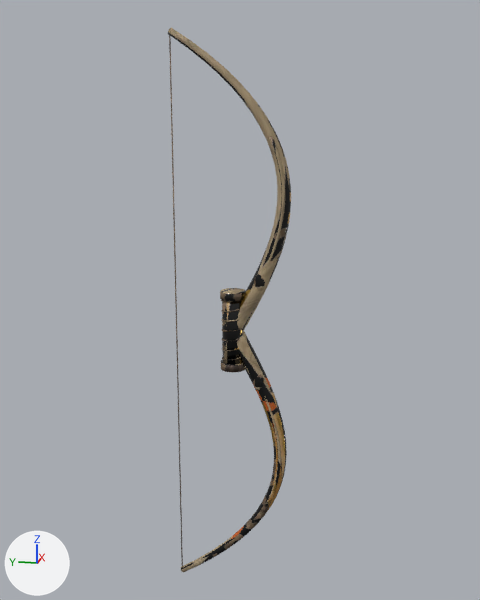
A saved change to the glTF model client/public/models/eq_bow_3.glb.
One viewpoint serves both versions: a camera (50 mm lens) standing at (-1.6, -0.338, 0.48) and looking at (0.018, -0.014, 0.075). Every picture has the same lights, and +X, +Y and +Z are marked at lower left. The older version comes first. Vertices at exactly the same position are counted once.

In view in the first picture: 'eq_bow_3'.
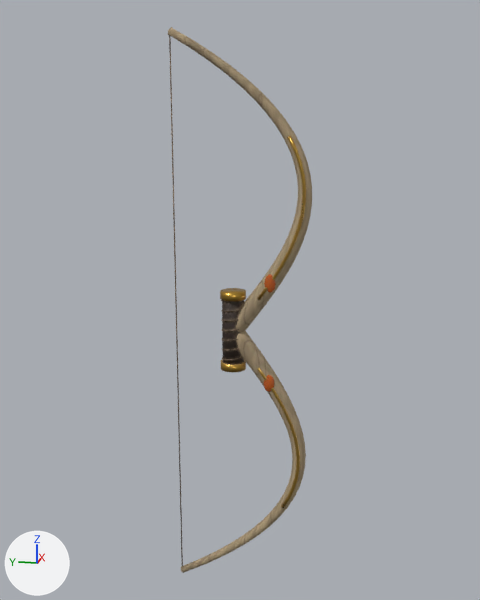
Location of each change, (x1, y1, x2, y2) in pixels of the pictures (480 x 600 px; the box of a moved part takes in the faces that stretch with it):
'eq_bow_3', reshaped (17% wider): before (168, 28, 291, 572); after (168, 27, 312, 573)
part 1 of me_eq_bow_3, moved or reshaped: before (253, 374, 264, 390); after (264, 375, 274, 392)
part 2 of me_eq_bow_3, moved or reshaped: before (254, 274, 265, 291); after (264, 274, 276, 293)
part 3 of me_eq_bow_3, moved or reshaped: before (168, 28, 291, 572); after (168, 27, 312, 573)
part 4 of me_eq_bow_3, surface changed: before (168, 28, 291, 572); after (168, 27, 312, 573)

What changed in the scene script:
```text
Change me_eq_bow_3:
    used by ob_eq_bow_3; location = (0.0, 0.0, 0.0)
    remove me_eq_bow_3.from_pydata(...)  # 1412 vertices, 2780 faces; spans x -0.033..0.033, y -0.143..0.155, z -0.727..0.727
    add me_eq_bow_3.from_pydata(...)  # 1412 vertices, 2780 faces; spans x -0.033..0.033, y -0.193..0.154, z -0.728..0.728
    me_eq_bow_3 part 1: the loose piece of 42 vertices spanning x -0.023..-0.009, y -0.084..-0.056, z -0.153..-0.107 is moved by (-0.003, -0.027, 0.0)
    me_eq_bow_3 part 2: the loose piece of 42 vertices spanning x -0.023..-0.009, y -0.084..-0.056, z 0.107..0.153 is moved by (-0.003, -0.027, 0.0)
    me_eq_bow_3 part 3: 744 of 1412 vertices moved; they spanned x -0.024..0.024, y -0.143..0.109, z -0.697..0.697 and now span x -0.025..0.025, y -0.193..0.103, z -0.698..0.698; mean shift (0.0, -0.034, 0.0); largest move (-0.016, -0.13, -0.36) -> (-0.014, -0.181, -0.36)
    me_eq_bow_3 part 4: 2665 kept faces spanning x -0.033..0.033, y -0.193..0.154, z -0.728..0.728 get new texture (UV) coordinates
```
